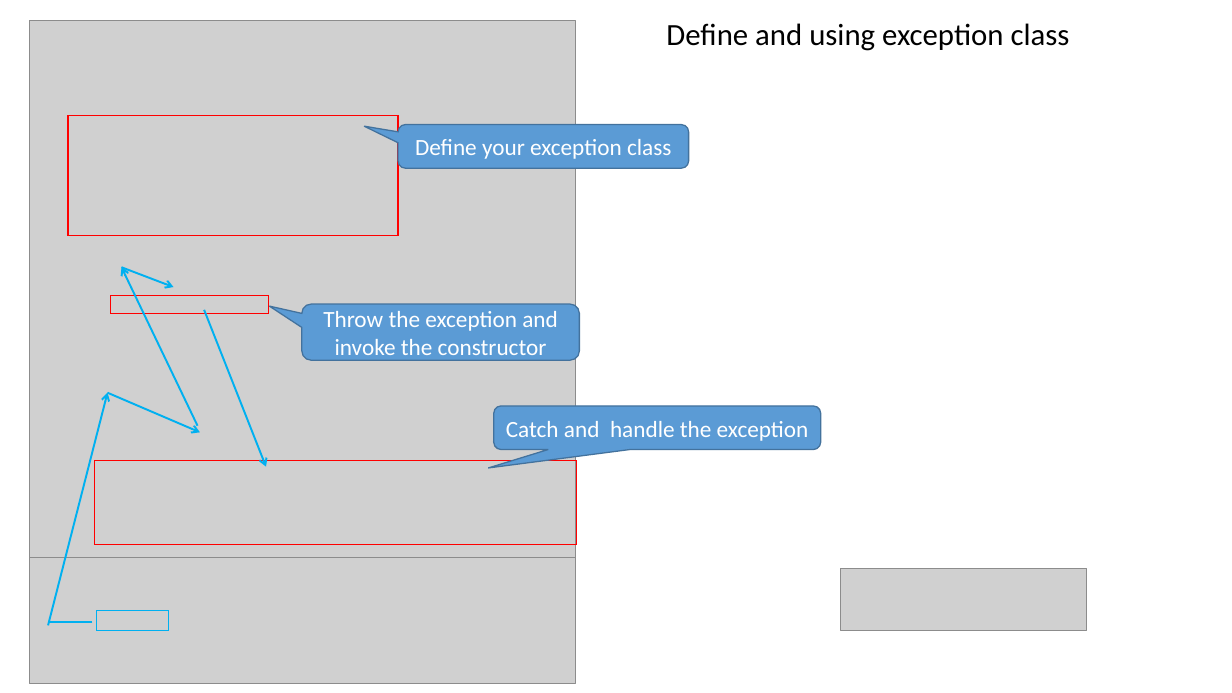
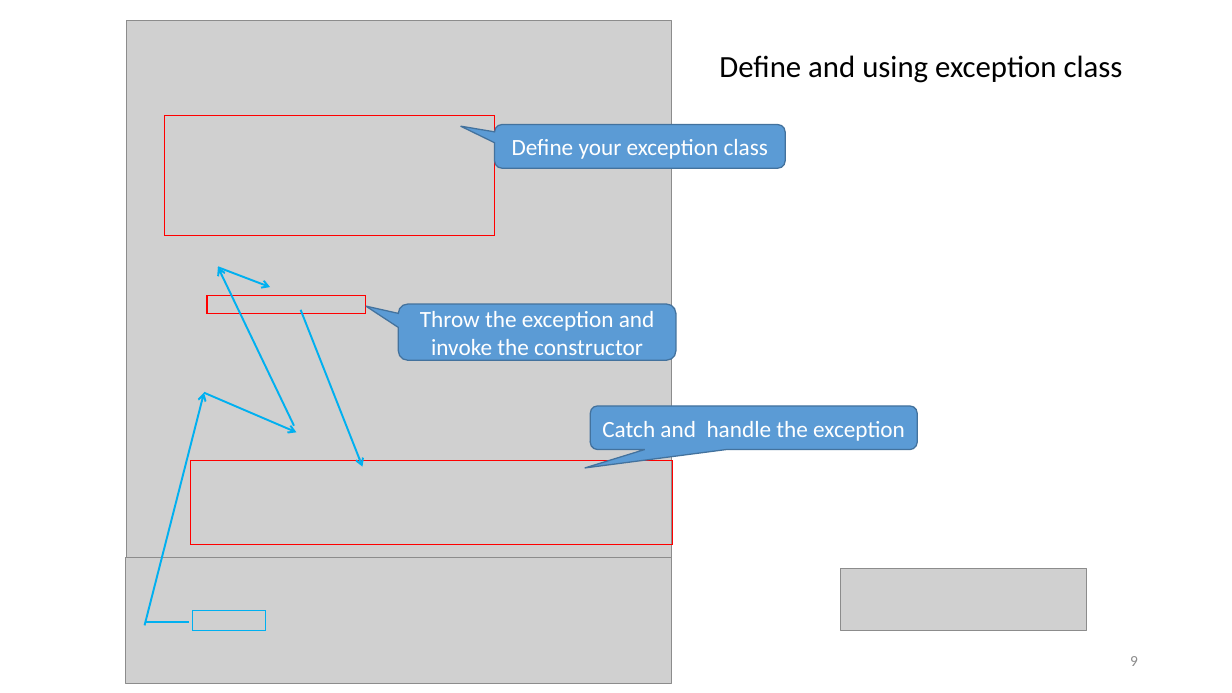
Before and after one commit to ShiqiYu/CPP, a slide deck: slide 9 of week14/Lab14.pptx. Drawn at 1232x693 pixels with LibreOffice and Linux fonts; fonts in the diff are those of the drawing; grey boxes stand for pictures; background and template pictures are left out. Boxes give left, top, right and bottom in pixels: in the first picture for what was removed or moved away, otherwise in the second. Text is boxed around its words. In the diff, an @@ line names an element or a change of style, - is before the commit and + after.

```diff
--- a/week14/Lab14.pptx
+++ b/week14/Lab14.pptx
@@ text "Define and using exception class" moved from (x1=666, y1=23, x2=1070, y2=51) to (x1=719, y1=55, x2=1123, y2=83) @@
@@ rectangle moved from (x1=67, y1=116, x2=397, y2=236) to (x1=165, y1=116, x2=494, y2=236) @@
@@ 5 arrows, 3 rounded speech boxes, 3 rectangles, 2 pictures, 1 line moved together from (x1=30, y1=20, x2=821, y2=684) to (x1=126, y1=20, x2=918, y2=684) @@
@@ page number added at (x1=1130, y1=656, x2=1138, y2=666), 12 pt, text #8C8C8C @@
+9
```
Also in this commit, not shown: 17 other slides changed, 3 slides added, 2 slides removed, 3 other files.
